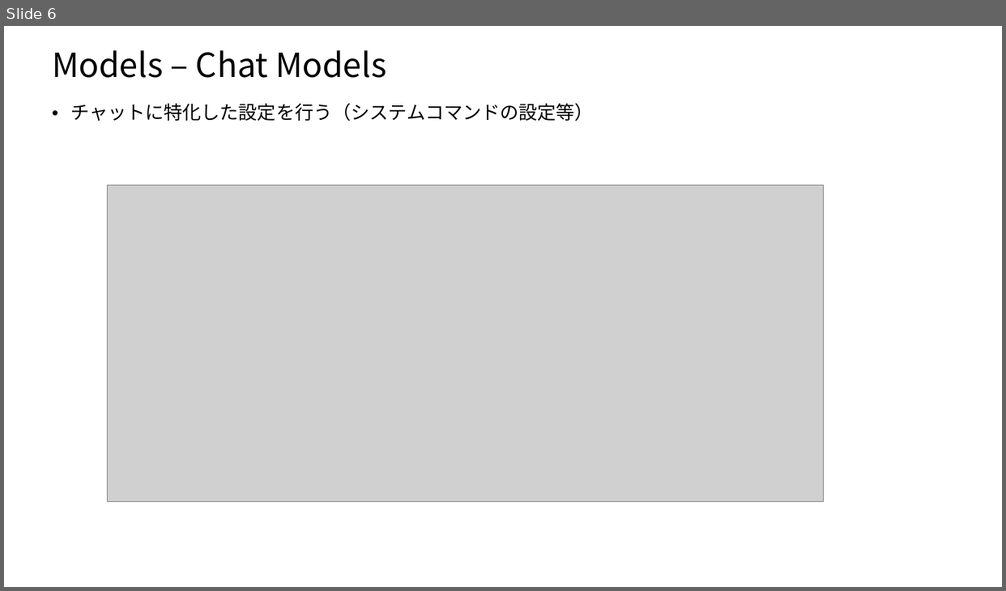
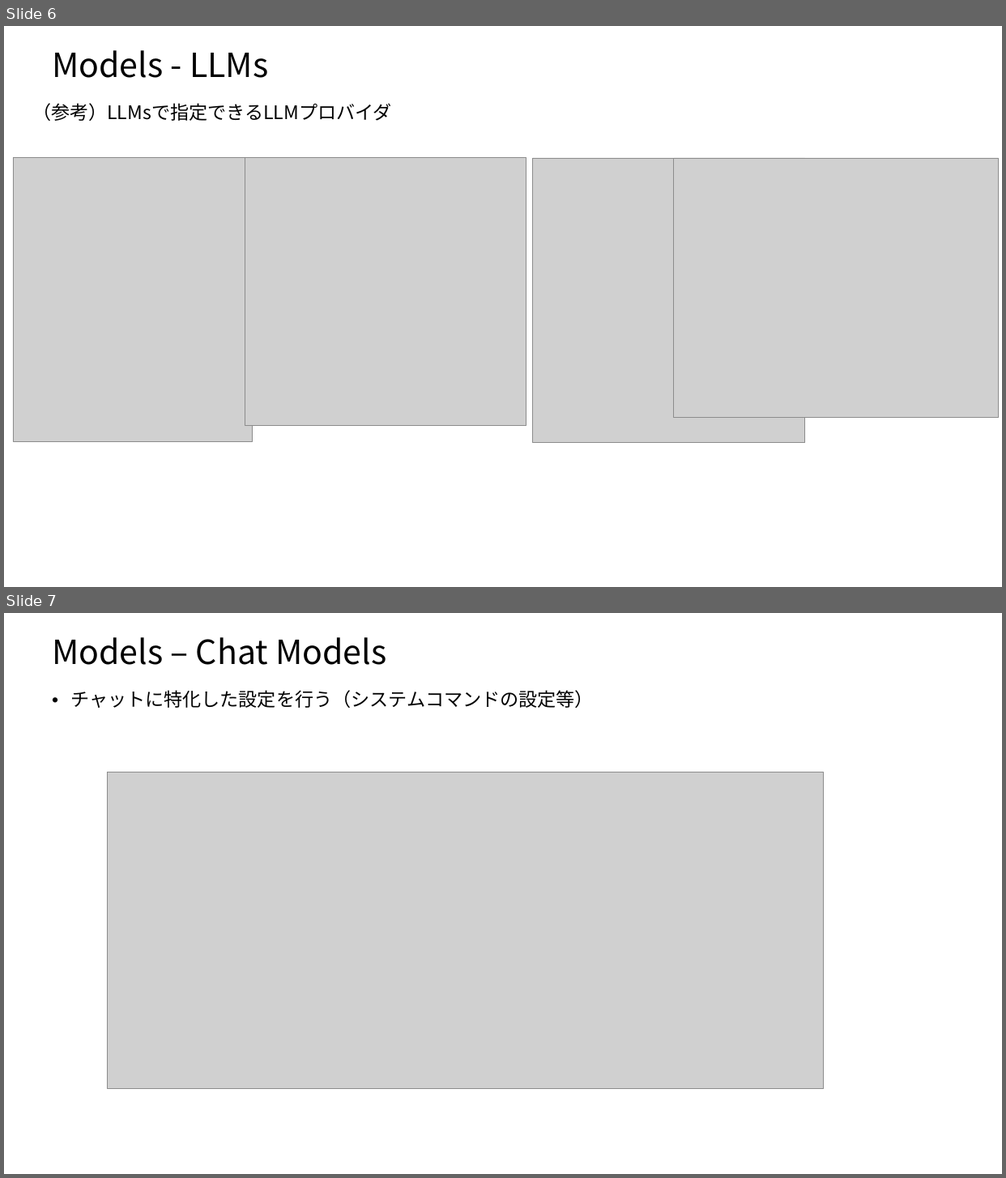
Before and after one commit to nakayasu720/report, a slide deck: LangChainについて.pptx. Shown one above the other, each under a label of ours: slide 6 before the commit, slides 6 and 7 after it. The pictures are 1006x591 and 1006x1178 pixels, drawn with LibreOffice and Linux fonts; fonts in the diff are those of the drawing; grey boxes stand for pictures. Boxes give left, top, right and bottom in pixels: in the first picture for what was removed or moved away, otherwise in the second. Text is boxed around its words. In the diff, an @@ line names an element or a change of style, - is before the commit and + after.

```diff
--- a/LangChainについて.pptx
+++ b/LangChainについて.pptx
@@ slide 6 added at <box>4,26,1002,587</box>, background #FFFFFF @@
@@ title added at <box>52,50,268,78</box>, 32 pt, text #000000 @@
+Models - LLMs
@@ text added at <box>32,103,392,121</box>, 18 pt, text #000000 @@
+（参考）LLMsで指定できるLLMプロバイダ
@@ picture added at <box>14,158,253,442</box> @@
@@ picture added at <box>245,158,526,426</box> @@
@@ picture added at <box>533,158,804,443</box> @@
@@ picture added at <box>674,158,999,417</box> @@
@@ what was slide 6 is now slide 7 @@
```
Also in this commit, not shown: 11 slides changed.
